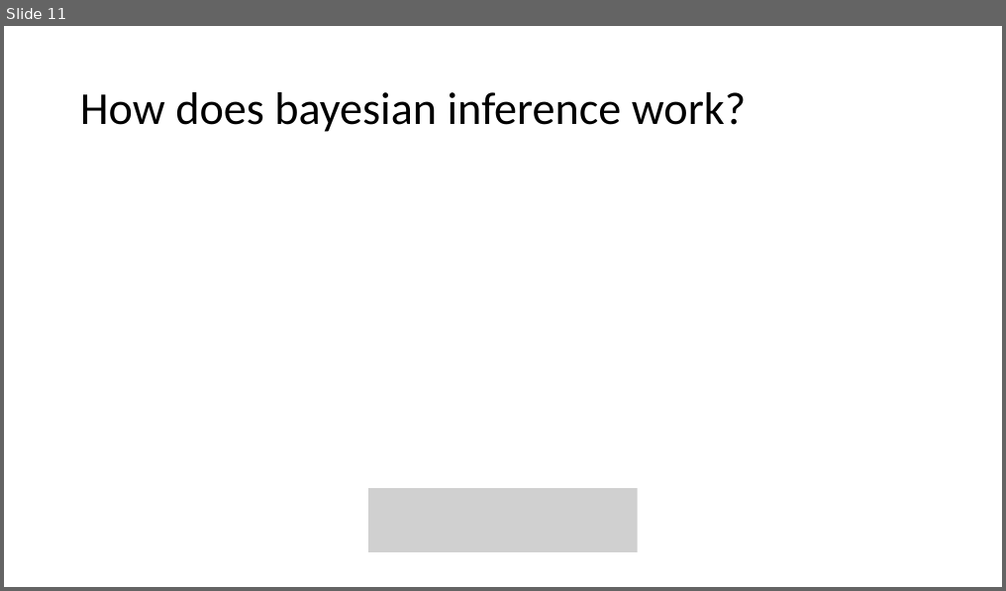
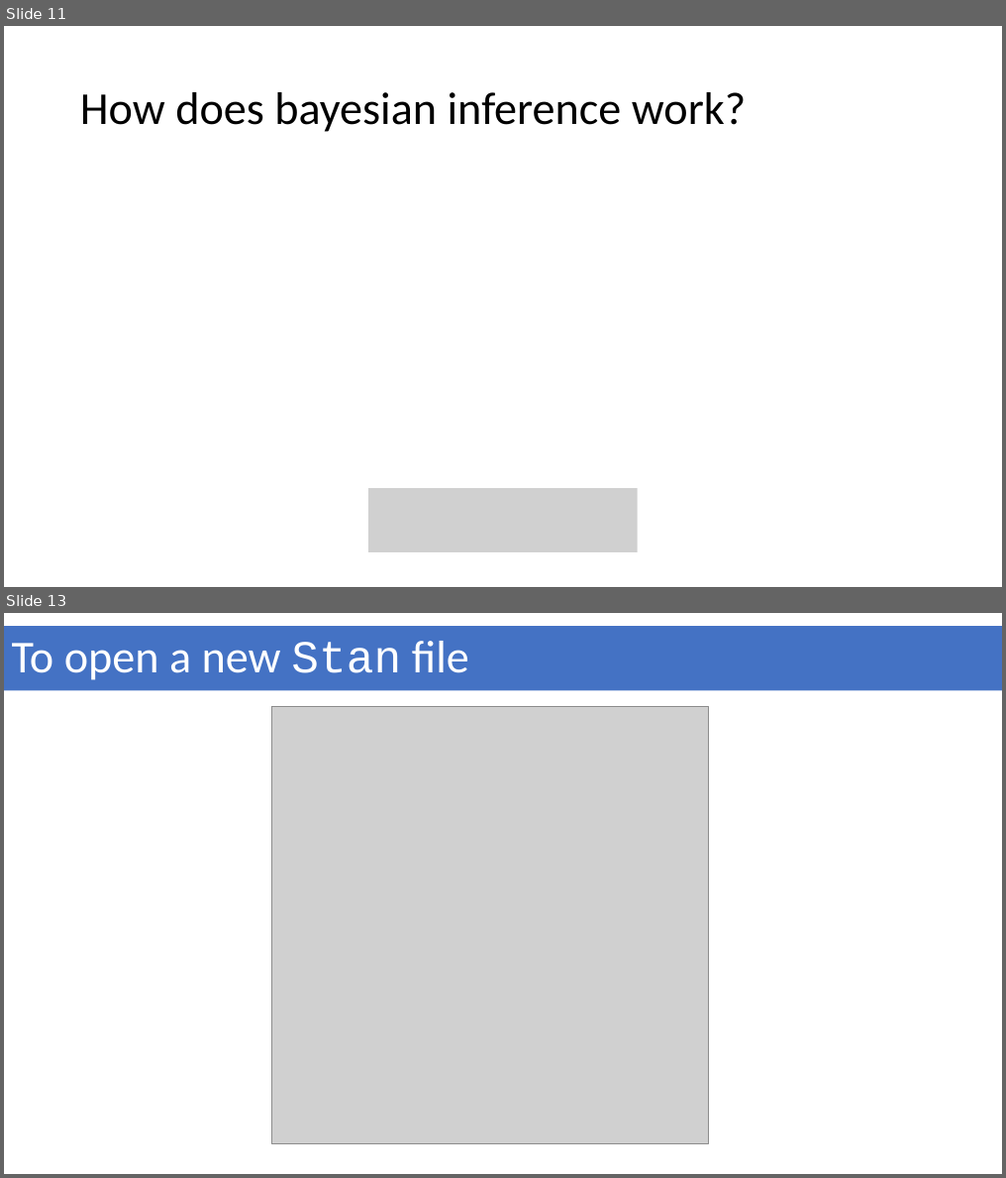
Before and after one commit to geek-lunch/workshops, a slide deck: Intro_to_bayesian/bayesian_stats_with_stan_and_brms.pptx. Shown one above the other, each under a label of ours: slide 11 before the commit, slides 11 and 13 after it; the slides between them are not shown. The pictures are 1006x591 and 1006x1178 pixels, drawn with LibreOffice and Linux fonts; fonts in the diff are those of the drawing; grey boxes stand for pictures. Boxes give left, top, right and bottom in pixels: in the first picture for what was removed or moved away, otherwise in the second. Text is boxed around its words. In the diff, an @@ line names an element or a change of style, - is before the commit and + after.

```diff
--- a/Intro_to_bayesian/bayesian_stats_with_stan_and_brms.pptx
+++ b/Intro_to_bayesian/bayesian_stats_with_stan_and_brms.pptx
@@ slide 13 added at bbox=[4, 613, 1002, 1174], background #FFFFFF @@
@@ rectangle added at bbox=[4, 626, 1002, 690], fill #4472C4, 44 pt, text #FFFFFF @@
+To open a new Stan file
@@ picture added at bbox=[272, 707, 709, 1145] @@
```
Also in this commit, not shown: 9 other slides added.
